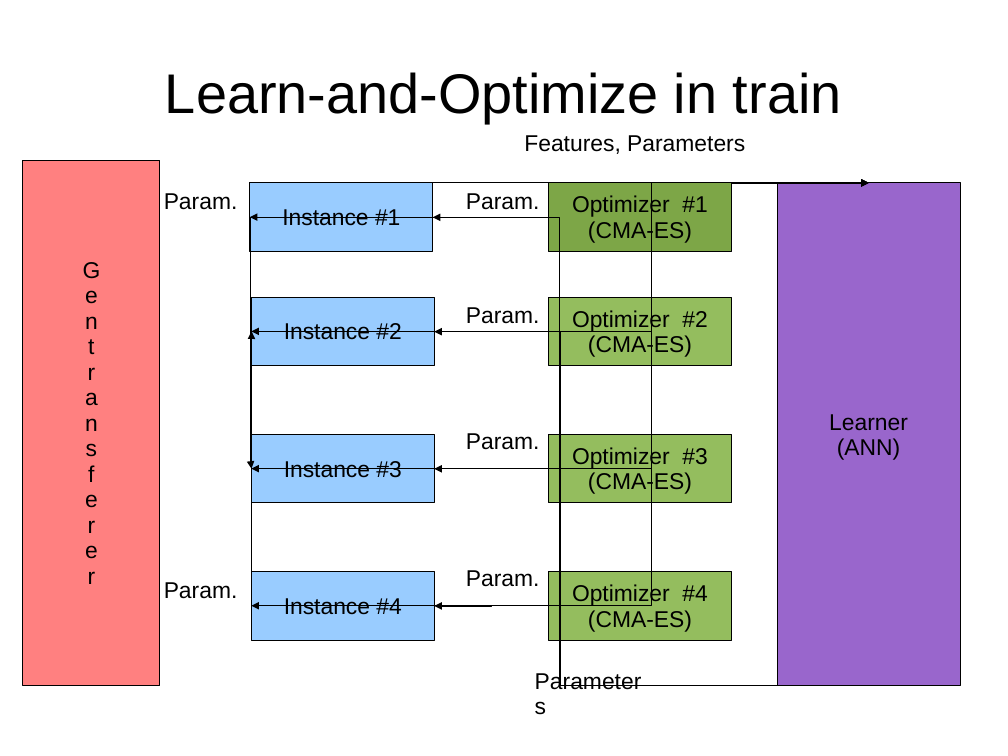
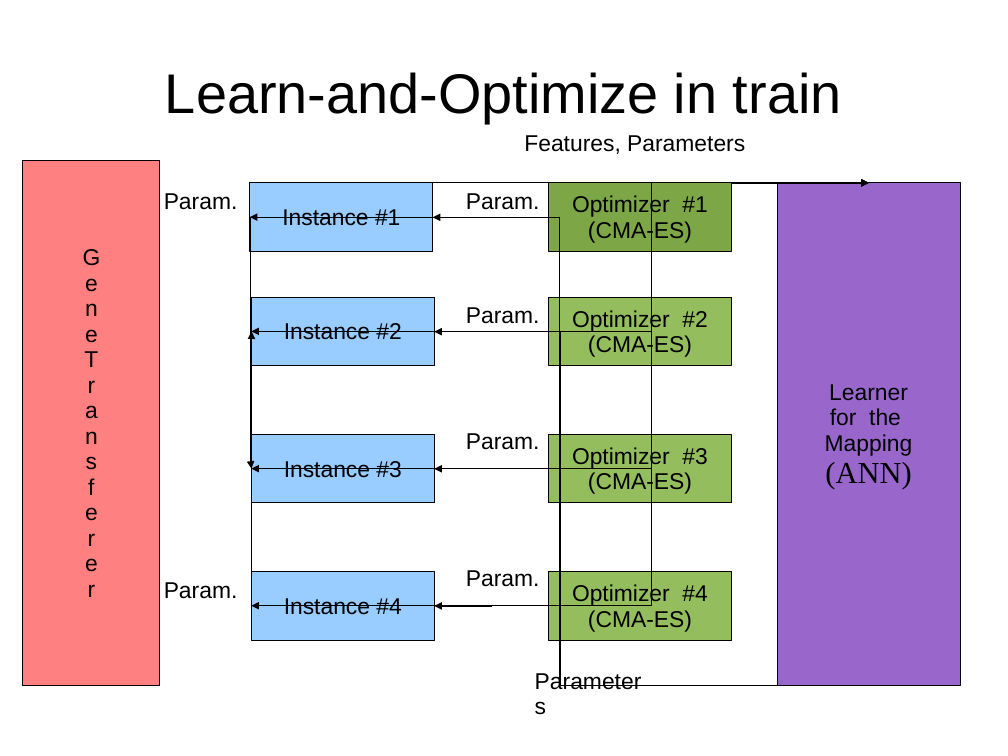
Before and after one commit to nojhan/descarwin, a slide deck: slide 7 of papers/GECCO2011/gecco2011brendelschoenauer/lao-gecco.ppt (slide 5 before the commit). Drawn at 1008x756 pixels with LibreOffice and Linux fonts; fonts in the diff are those of the drawing. Boxes give left, top, right and bottom in pixels: in the first picture for what was removed or moved away, otherwise in the second. Text is boxed around its words. In the diff, an @@ line names an element or a change of style, - is before the commit and + after.

```diff
--- a/papers/GECCO2011/gecco2011brendelschoenauer/lao-gecco.ppt
+++ b/papers/GECCO2011/gecco2011brendelschoenauer/lao-gecco.ppt
@@ text in rectangle at [84, 329, 98, 419]: text changed @@
-t
-r
-a
+e
+T
+r
+a
@@ text in rectangle at [825, 384, 911, 489]: size 18 to 24 pt, font Arial to Times New Roman in "(ANN)" @@
@@ text in rectangle at [825, 408, 913, 456]: paragraphs added @@
+for the
+Mapping
```
Also in this commit, not shown: 11 other slides changed, 4 slides added.
